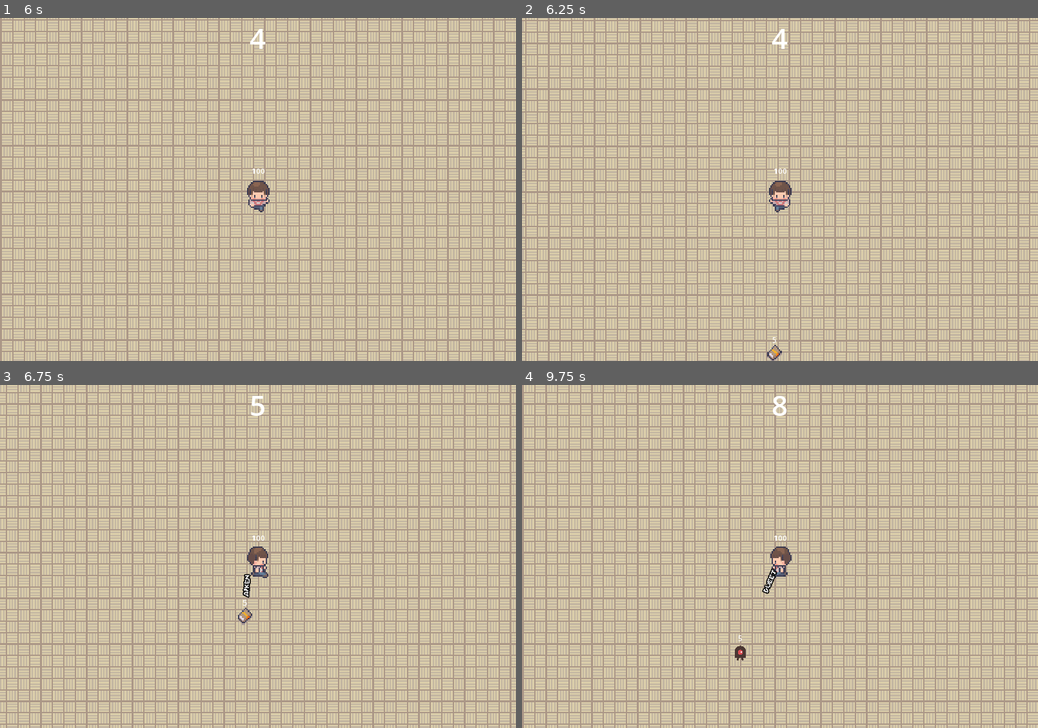
Above: before the commit, frames 1-4 (two rows, left to right).
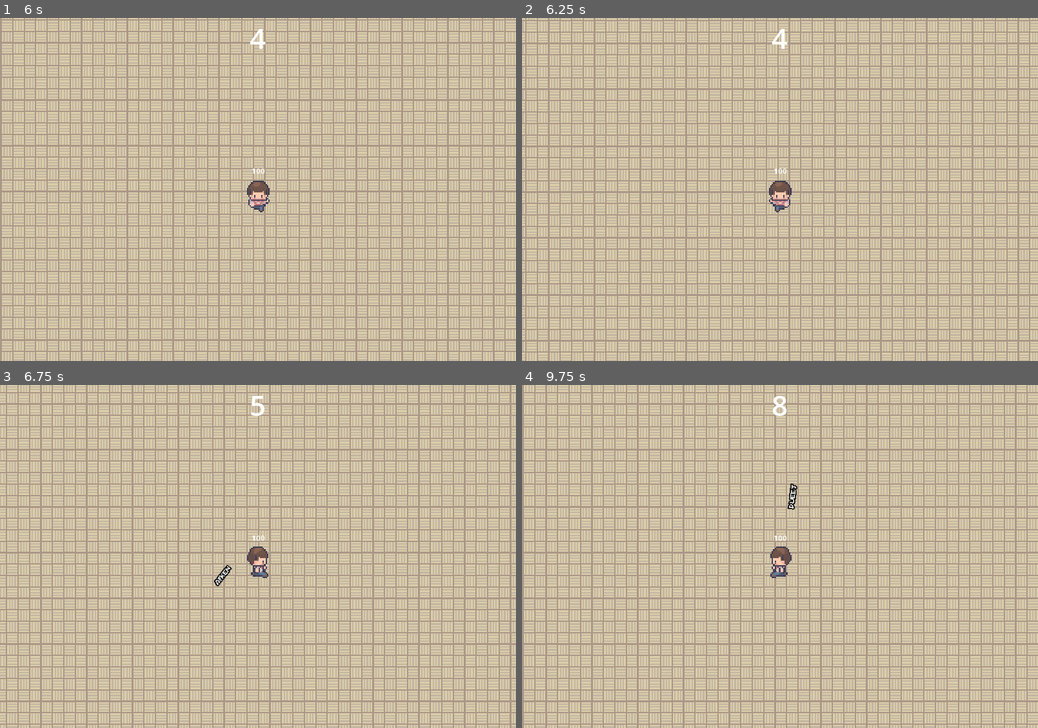
Above: after the commit, the same moments.

Repository: LimZiJia/SurviveTheSemester
Game: Godot game, scene res://gui/start_screen.tscn
Same seed, same stepped clock (60 frames per second), same inputs: the game is played once before the commit and once after it.
Inputs (mouse positions are in pixels of both pictures, inside the frame that each line leads up to):
- Up to frame 1 (6 s): click "Start" at 0.5 s; tap Enter at 1.25 s; move the mouse to (371, 172) at 1.27 s; hold D (move_right) 1.28-2.03 s; tap Space (attack) every 0.75 s from 1.35 to 5.85 s; move the mouse to (154, 206) at 2.02 s; hold S (move_down) 2.03-2.78 s; move the mouse to (309, 114) at 2.77 s; hold D (move_right) 2.78-3.53 s; move the mouse to (232, 258) at 3.52 s; hold W (move_up) 3.53-4.28 s; move the mouse to (412, 240) at 4.27 s; hold A (move_left) 4.28-5.78 s; move the mouse to (103, 138) at 5.02 s; move the mouse to (283, 189) at 5.77 s; hold S (move_down) from 5.78 s (still down)
- Up to frame 2 (6.25 s): keep holding S (move_down)
- Up to frame 3 (6.75 s): move the mouse to (180, 470) at 6.52 s; release S (move_down) at 6.53 s; hold D (move_right) from 6.53 s (still down); tap Space (attack) at 6.6 s
- Up to frame 4 (9.75 s): move the mouse to (893, 539) at 7.27 s; release D (move_right) at 7.28 s; hold W (move_up) 7.28-8.03 s; tap Space (attack) every 0.75 s from 7.35 to 9.6 s; move the mouse to (676, 573) at 8.02 s; hold D (move_right) 8.03-8.78 s; move the mouse to (831, 481) at 8.77 s; hold S (move_down) 8.78-9.53 s; move the mouse to (754, 625) at 9.52 s; hold A (move_left) from 9.53 s (still down)

Frame 1 is identical in both runs. In frame 2, less than 0.1% of the frame differs, in the area x 47-51%, y 93-100%; in frame 3, 0.3%; in frame 4, 0.3%, in the area x 41-54%, y 28-81%.

Commit message:
fixed a few silly mistakes
was not using the config for special wave cooldowns and wave probabilities were changing before the special wave was concluded

Diff:
--- a/controllers/wave_controller.gd
+++ b/controllers/wave_controller.gd
@@ -44,7 +44,9 @@
 		prev_increase = score
 
 	# First catch is for if the boss wave has occured
-	if (boss_wave and score - prev_increase >= 20):
+	if (boss_wave and score - prev_increase >= 20 and \
+			score >= introduction_rounds["boss"]["score"] + \
+						introduction_rounds["boss"]["cooldown"]):
 		print("Boss chance increase")
 		prev_increase = score
 		if (p_easy == 0.0):
@@ -58,7 +60,9 @@
 		print(p_boss)
 
 	# Second catch is for if the intermediate wave has occurred, but not the boss wave
-	elif (intermediate_wave and score - prev_increase >= 20):
+	elif (intermediate_wave and score - prev_increase >= 20 and not boss_wave \
+			and score >= introduction_rounds["intermediate"]["score"] + \
+							introduction_rounds["intermediate"]["cooldown"]):
 		print("Intermediate chance increase")
 		prev_increase = score
 		p_intermediate = clampf(p_intermediate + 0.05, 0.0, 1.0)
@@ -86,15 +90,14 @@
 	score >= introduction_rounds["intermediate"]["score"]):
 		print("Intermediate special wave")
 		intermediate_wave = true
-		var wave_cooldown:float = 0.0
+
 		for i in range(2, 4):
 			var count:int = wave_mobs[i]["count"]
 			var health:float = wave_mobs[i]["health"]
 			var speed:float = wave_mobs[i]["speed"]
 			var damage:float = wave_mobs[i]["damage"]
-			wave_cooldown += wave_mobs[i]["cooldown"]
 			spawn_mob1(count, i, health, speed, damage)
-		wave_timer.start(wave_cooldown)
+		wave_timer.start(introduction_rounds["intermediate"]["cooldown"])
 
 		# Set probabilities for normal waves
 		p_intermediate = 0.25
@@ -108,7 +111,7 @@
 		var health:float = wave_mobs[4]["health"]
 		var speed:float = wave_mobs[4]["speed"]
 		var damage:float = wave_mobs[4]["damage"]
-		var cooldown:float = wave_mobs[4]["cooldown"]
+		var cooldown:float = introduction_rounds["boss"]["cooldown"]
 		spawn_mob(count, 4, health, speed, damage, cooldown)
 
 		# Set probabilites for normal waves
@@ -183,7 +186,7 @@
 
 
 
-# WAVE MULTIPLIERS
+# SCORE MULTIPLIERS
 func count_scaling(count:int, type:int) -> int:
 	match(type):
 		# book
--- a/weapons/word/word_projectile.tscn
+++ b/weapons/word/word_projectile.tscn
@@ -34,7 +34,7 @@
 collision_mask = 0
 monitoring = false
 script = ExtResource("1_55uaf")
-damage = 5.0
+damage = 20.0
 
 [node name="CollisionShape2D" type="CollisionShape2D" parent="HitboxArea"]
 position = Vector2(22.5, -1)
